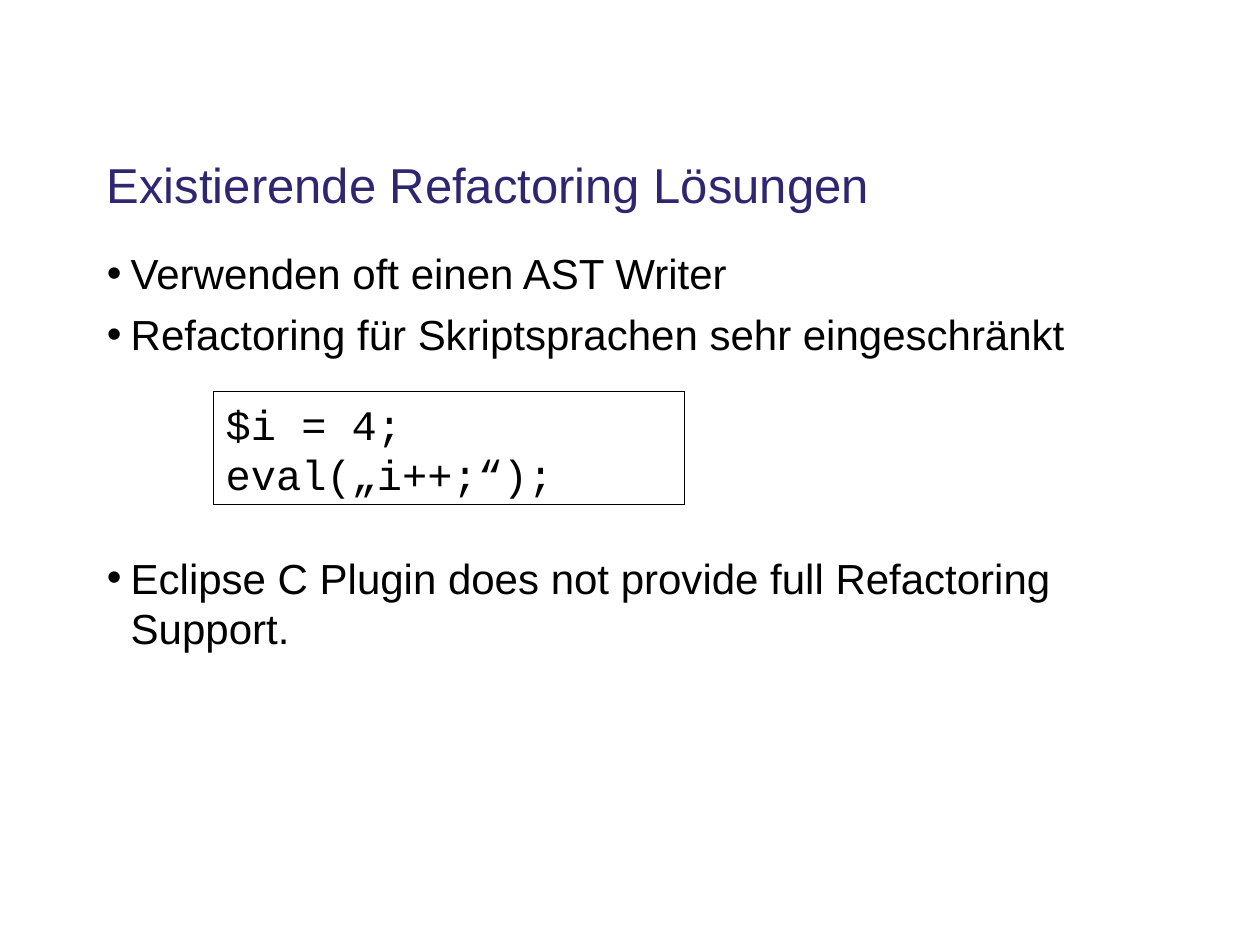
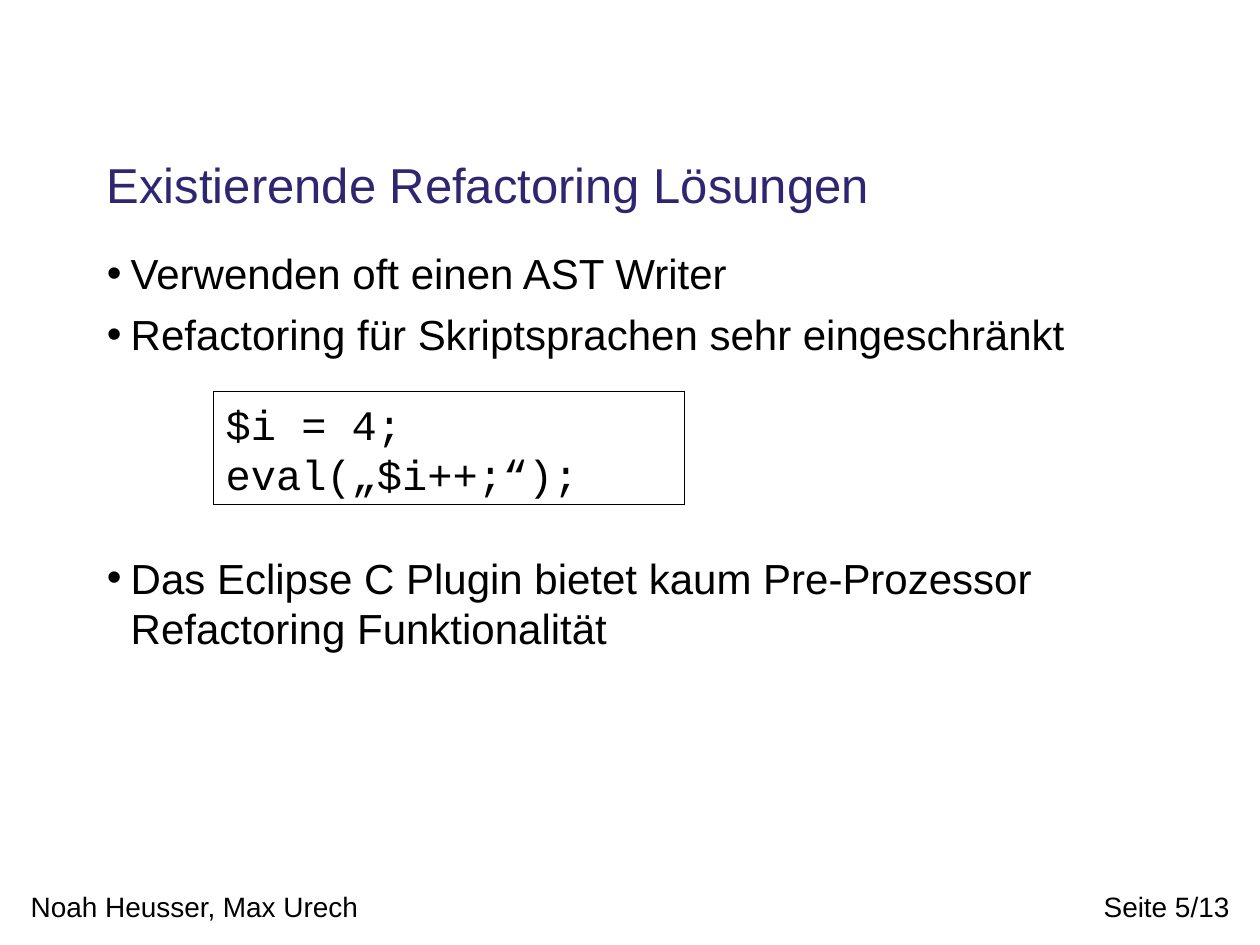
Before and after one commit to phsommer/yeti, a slide deck: slide 5 of TinyOS Refactoring/doc/presentation.odp. Drawn at 1260x945 pixels with LibreOffice and Linux fonts; fonts in the diff are those of the drawing; background and template pictures are left out. Boxes give left, top, right and bottom in pixels: in the first picture for what was removed or moved away, otherwise in the second. Text is boxed around its words. In the diff, an @@ line names an element or a change of style, - is before the commit and + after.

Commit message:
mini Demo & implementierte Refactorings

```diff
--- a/TinyOS Refactoring/doc/presentation.odp
+++ b/TinyOS Refactoring/doc/presentation.odp
@@ text in rectangle at (226,459,579,499): text changed @@
-eval(„i++;“);
+eval(„$i++;“);
@@ text at (131,563,1031,653): text changed @@
-• Eclipse C Plugin does not provide full Refactoring Support.
+• Das Eclipse C Plugin bietet kaum Pre-Prozessor Refactoring Funktionalität
@@ text added at (31,896,357,921), 16 pt, text #000000 @@
+Noah Heusser, Max Urech
@@ page number added at (1104,896,1229,918), 16 pt, text #000000 @@
+Seite 5/13
```
Also in this commit, not shown: 8 other slides changed, 4 slides added.
